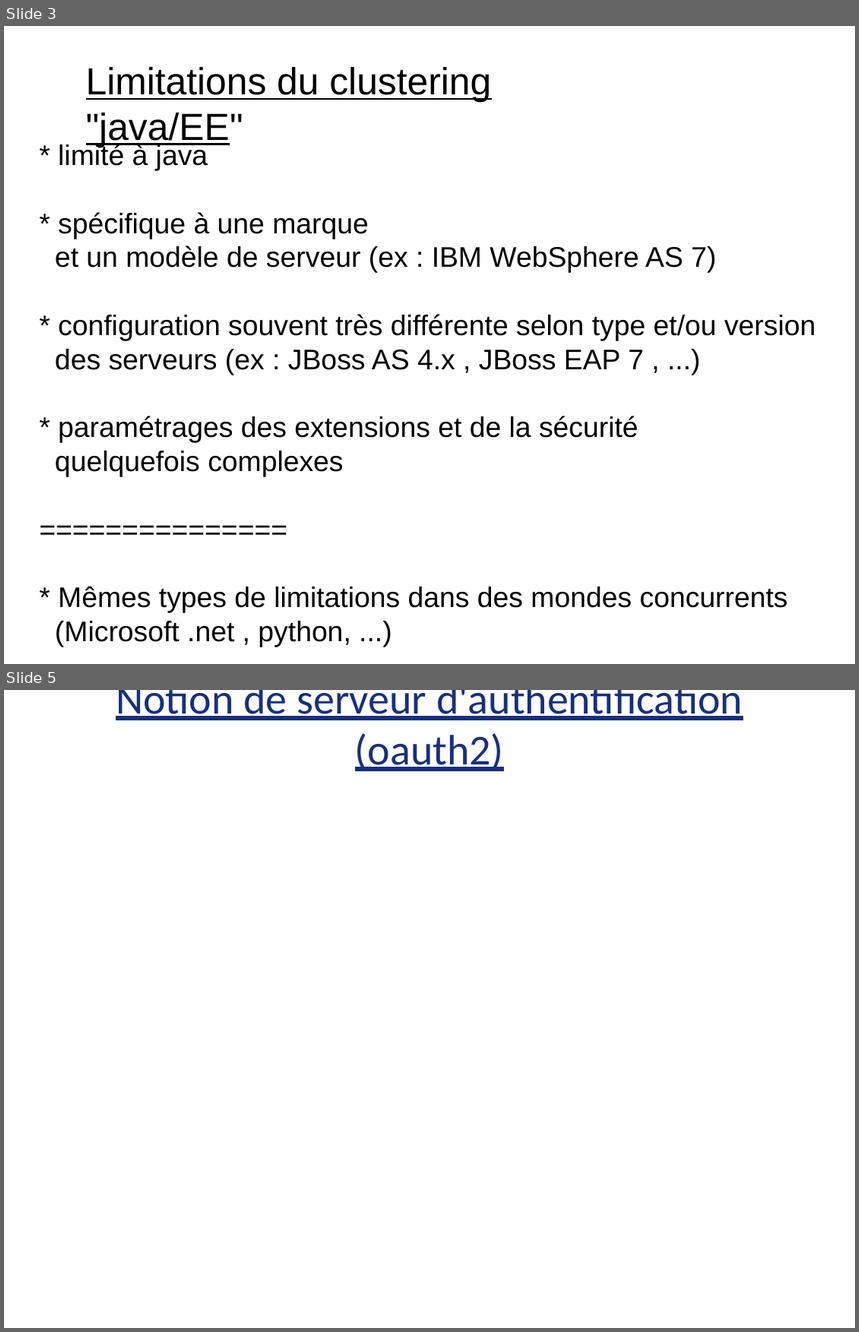
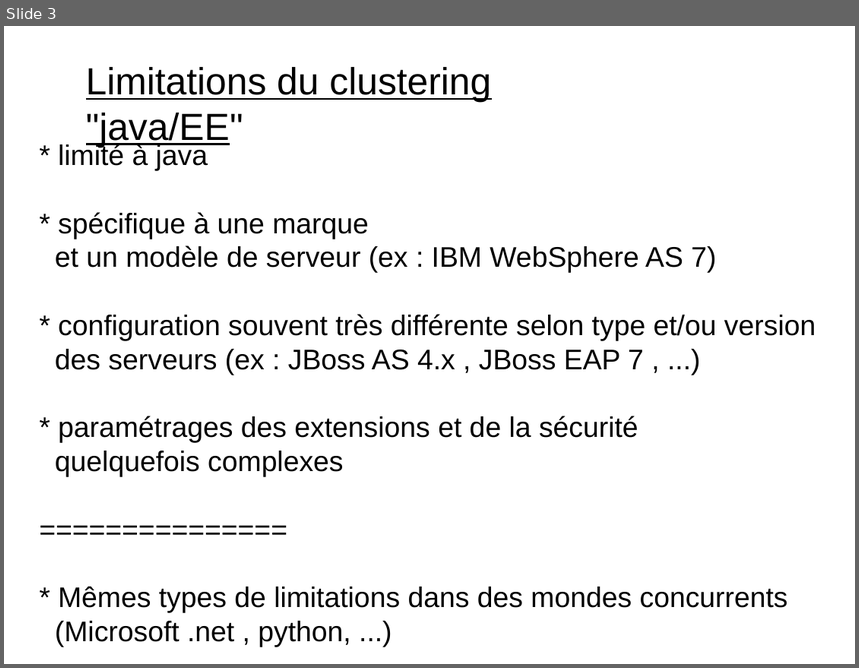
Before and after one commit to didier-tp/afc2021, a slide deck: docs/infrastructures_cloud_et_microservices.pptx. Shown one above the other, each under a label of ours: slides 3 and 5 before the commit, slide 3 after it; the slides between them are not shown. The pictures are 859x1332 and 859x668 pixels, drawn with LibreOffice and Linux fonts; fonts in the diff are those of the drawing. Boxes give left, top, right and bottom in pixels: in the first picture for what was removed or moved away, otherwise in the second. Text is boxed around its words. In the diff, an @@ line names an element or a change of style, - is before the commit and + after.

```diff
--- a/docs/infrastructures_cloud_et_microservices.pptx
+++ b/docs/infrastructures_cloud_et_microservices.pptx
@@ slide 5 removed at box(4, 690, 855, 1328), background #FFFFFF @@
@@ text removed at box(116, 690, 743, 771) @@
-Notion de serveur d'authentification (oauth2)
```
Also in this commit, not shown: 5 slides changed, 4 slides added, 2 other slides removed, 6 other files.
